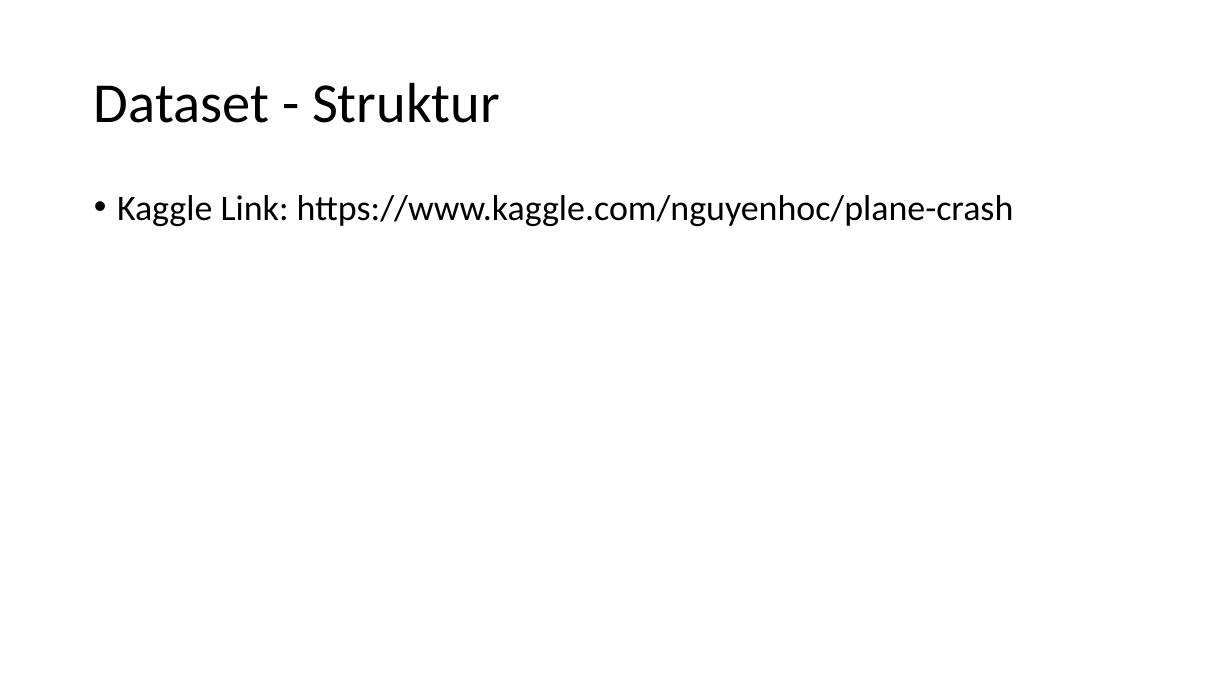
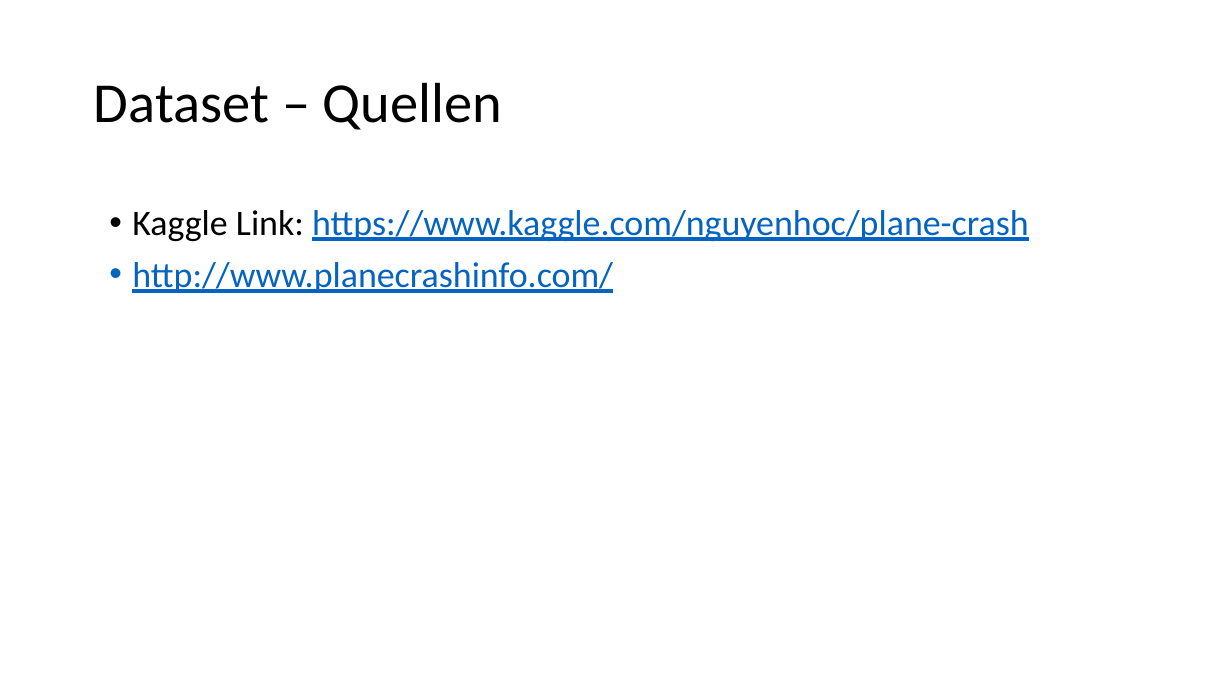
Before and after one commit to nojetlag/CASINFE18_BigData, a slide deck: slide 5 of Historical Plane Crashes/Präsentation/Leistungsnachweis BigData Plane Crashes.pptx (slide 2 before the commit). Drawn at 1232x693 pixels with LibreOffice and Linux fonts; fonts in the diff are those of the drawing. Boxes give left, top, right and bottom in pixels: in the first picture for what was removed or moved away, otherwise in the second. Text is boxed around its words. In the diff, an @@ line names an element or a change of style, - is before the commit and + after.

Commit message:
Update Leistungsnachweis BigData Plane Crashes.pptx
Struktur ergänzt

```diff
--- a/Historical Plane Crashes/Präsentation/Leistungsnachweis BigData Plane Crashes.pptx
+++ b/Historical Plane Crashes/Präsentation/Leistungsnachweis BigData Plane Crashes.pptx
@@ title at box(94, 82, 502, 130): text changed @@
-Dataset - Struktur
+Dataset – Quellen
@@ text "Kaggle Link: https://www.kaggle.com/nguyenhoc/plane-crash": place and size @@
-text "Kaggle Link: https://www.kaggle.com/nguyenhoc/plane-crash" at box(117, 195, 1014, 226)
+text "Kaggle Link: https://www.kaggle.com/nguyenhoc/plane-crash" at box(132, 210, 1029, 293)
@@ text at box(132, 210, 1029, 241): text colour #000000 to #0563C1, underline on in "https://www.kaggle.com/nguyenhoc/plane-crash" @@
@@ text at box(132, 262, 613, 293): paragraph added @@
+• http://www.planecrashinfo.com/
```
Also in this commit, not shown: 1 slide added.
